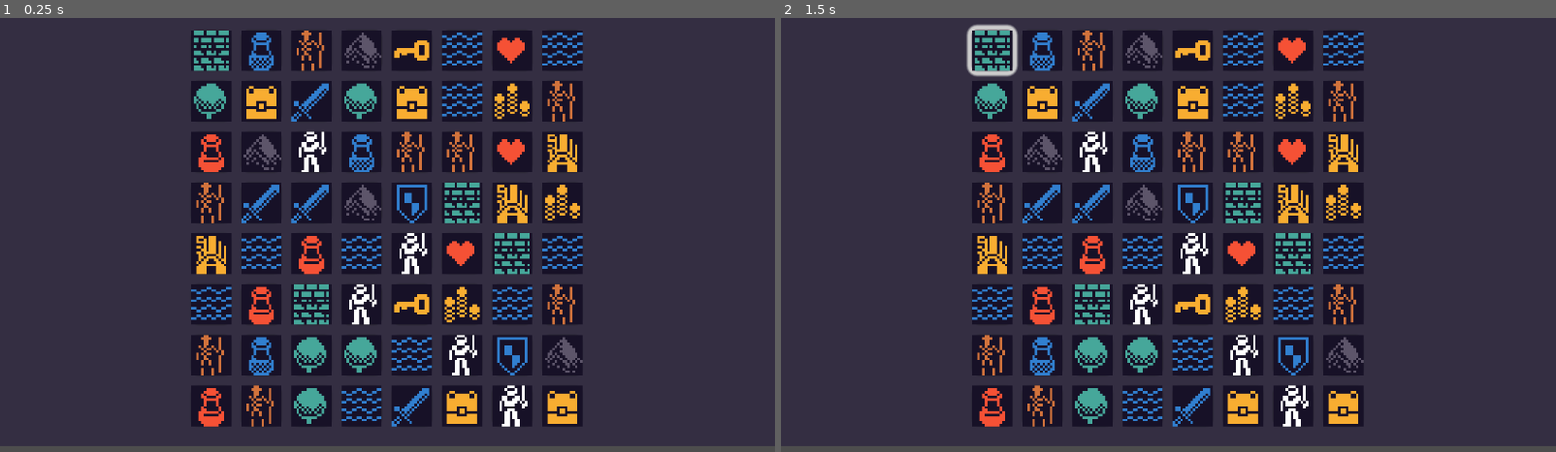
Above: before the commit, frames 1-2 (left to right).
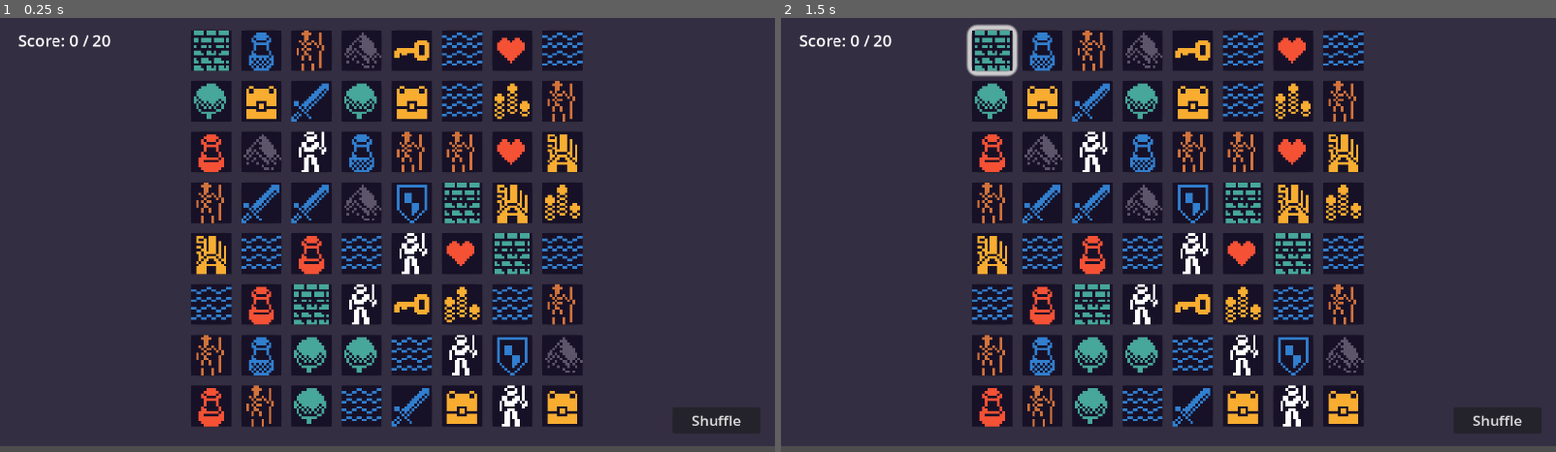
Above: after the commit, the same moments.

Repository: Valertina331/class-exercise
Game: Godot game, scene res://scene/first_level.tscn
Same seed, same stepped clock (60 frames per second), same inputs: the game is played once before the commit and once after it.
Inputs (mouse positions are in pixels of both pictures, inside the frame that each line leads up to):
- Up to frame 1 (0.25 s): no input
- Up to frame 2 (1.5 s): click (990, 48) at 0.52 s; click (990, 48) at 1.27 s

The runs differ from the first frame. In frame 1, 0.2% of the frame differs, in the area x 2-96%, y 3-94%; in frame 2, 0.2%.

Commit message:
final push

Diff:
--- a/scene/control.gd
+++ b/scene/control.gd
@@ -6,6 +6,7 @@
 
 var grid = []
 var selected_tile = null #first tile selected
+var score = 0
 
 func _ready():
 	generate_grid()
@@ -88,8 +89,16 @@
 
 	#if there is a match
 	if matched_tiles.size() > 0:
+		#win 1 point after matching
+		score += 1
+		update_score_display()
+		#win the game when the score reaches 20
+		if score >= 20:
+			show_win_message()
+
 		remove_tiles(matched_tiles)
 		return true
+
 	return false
 
 func remove_tiles(tiles):
@@ -134,3 +143,49 @@
 
 				tile.position = Vector2(row * TILE_SIZE, -TILE_SIZE)
 				tile.move_tween(row * TILE_SIZE, col * TILE_SIZE)
+
+func reshuffle_grid():
+	var all_tiles = []
+
+	for x in range(GRID_SIZE):
+		for y in range(GRID_SIZE):
+			if grid[x][y] != null:
+				all_tiles.append(grid[x][y].tilenumber)
+
+	var shuffled = false
+	while not shuffled:
+		all_tiles.shuffle()
+		shuffled = true
+
+		for x in range(GRID_SIZE):
+			for y in range(GRID_SIZE):
+				if x > 0 and all_tiles[x * GRID_SIZE + y] == all_tiles[(x - 1) * GRID_SIZE + y]:
+					shuffled = false
+				if y > 0 and all_tiles[x * GRID_SIZE + y] == all_tiles[x * GRID_SIZE + (y - 1)]:
+					shuffled = false
+
+	for x in range(GRID_SIZE):
+		for y in range(GRID_SIZE):
+			if grid[x][y] != null:
+				grid[x][y].tilenumber = all_tiles.pop_front()
+				grid[x][y].animated_sprite_2d.frame = grid[x][y].tilenumber
+
+
+func _on_shuffle_button_pressed() -> void:
+	reshuffle_grid()
+
+func update_score_display():
+	$ScoreLabel.text = "Score: " + str(score) + " / 20"
+
+func show_win_message():
+	var win_label = Label.new()
+	win_label.text = "You Win!"
+	win_label.add_theme_color_override("font_color", Color(1, 1, 0))
+	win_label.set_size(Vector2(200, 50))
+	win_label.set_position(Vector2(100, 200))
+	add_child(win_label)
+
+	#restart the game in 5 sec
+	await get_tree().create_timer(5.0).timeout
+	reshuffle_grid()
+	get_tree().reload_current_scene()
--- a/scene/first_level.tscn
+++ b/scene/first_level.tscn
@@ -40,5 +40,25 @@
 layout_mode = 2
 size_flags_vertical = 0
 
+[node name="ShuffleButton" type="Button" parent="Control"]
+layout_mode = 0
+offset_left = 1018.23
+offset_top = 586.407
+offset_right = 1151.23
+offset_bottom = 623.407
+theme_override_font_sizes/font_size = 22
+text = "Shuffle"
+
+[node name="ScoreLabel" type="Label" parent="Control"]
+layout_mode = 0
+offset_left = 27.0
+offset_top = 20.0
+offset_right = 263.0
+offset_bottom = 59.0
+theme_override_font_sizes/font_size = 24
+text = "Score: 0 / 20"
+
 [node name="Camera2D" type="Camera2D" parent="."]
 position = Vector2(575, 326)
+
+[connection signal="pressed" from="Control/ShuffleButton" to="Control" method="_on_shuffle_button_pressed"]
--- a/scene/tile.gd
+++ b/scene/tile.gd
@@ -14,8 +14,6 @@
 	tilenumber = randi_range(0,14)
 	animated_sprite_2d.frame = tilenumber
 
-
-
 func _on_button_pressed():
 	print("This tile frame icon is #:" + str(tilenumber))
 	emit_signal("pressed")
@@ -27,7 +25,6 @@
 #tile dropping animation
 func move_tween(target_x, target_y):
 	var tween = get_tree().create_tween()
-	tween.tween_property(self, "position", Vector2(target_x, target_y), 0.3) \
-		 .set_trans(Tween.TRANS_QUAD).set_ease(Tween.EASE_OUT)
+	tween.tween_property(self, "position", Vector2(target_x, target_y), 0.3).set_trans(Tween.TRANS_QUAD).set_ease(Tween.EASE_OUT)
 	await tween.finished
 	self.position = Vector2(target_x, target_y)
